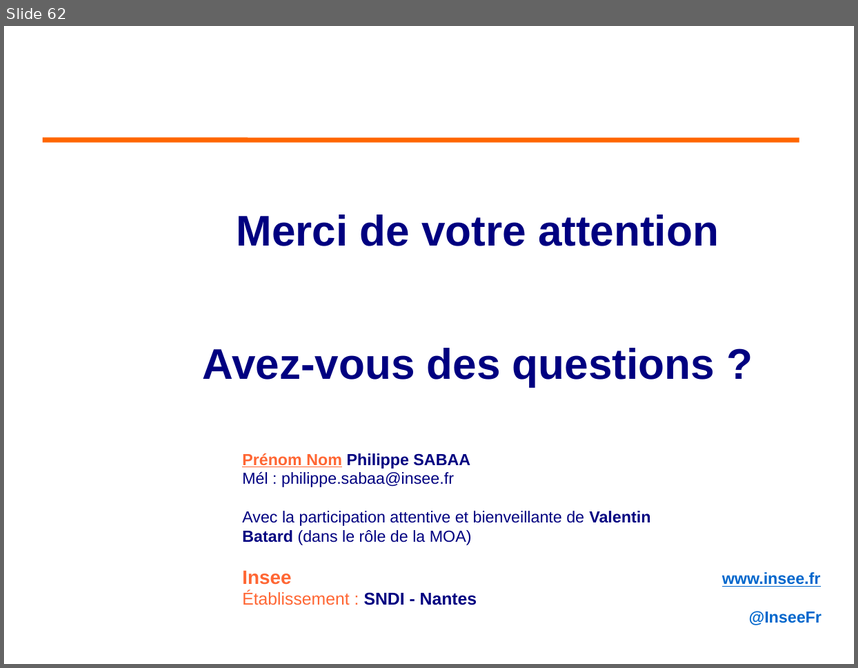
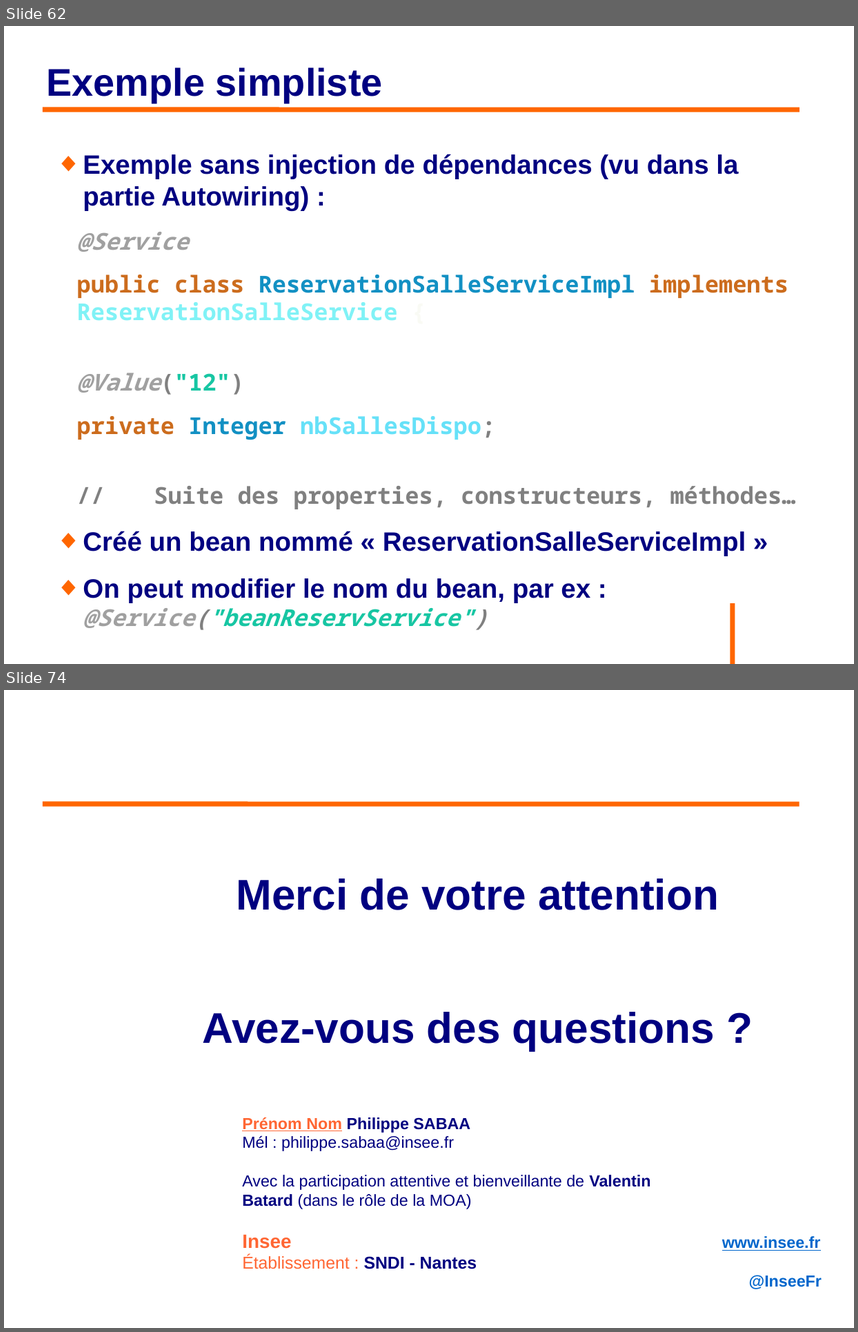
Before and after one commit to philphils/formation-spring, a slide deck: Documentation/diapo_formation_spring.odp. Shown one above the other, each under a label of ours: slide 62 before the commit, slides 62 and 74 after it; the slides between them are not shown. The pictures are 858x668 and 858x1332 pixels, drawn with LibreOffice and Linux fonts; fonts in the diff are those of the drawing; background and template pictures are left out. Boxes give left, top, right and bottom in pixels: in the first picture for what was removed or moved away, otherwise in the second. Text is boxed around its words. In the diff, an @@ line names an element or a change of style, - is before the commit and + after.

```diff
--- a/Documentation/diapo_formation_spring.odp
+++ b/Documentation/diapo_formation_spring.odp
@@ slide 62 added at <box>4,26,854,664</box>, background #FFFFFF @@
@@ title added at <box>47,67,383,103</box>, 36 pt, text #000080, bold @@
+Exemple simpliste
@@ line added from (43, 109) to (800, 109), #FF6600 4.54 pt @@
@@ text added at <box>77,154,796,630</box>, 21.7 pt, text #000080, bold @@
+◆ Exemple sans injection de dépendances (vu dans la partie Autowiring) :
+@Service
+public class ReservationSalleServiceImpl implements ReservationSalleService {
+@Value("12")
+private Integer nbSallesDispo;
+// Suite des properties, constructeurs, méthodes…
+◆ Créé un bean nommé « ReservationSalleServiceImpl »
+◆ On peut modifier le nom du bean, par ex : @Service("beanReservService")
@@ line added from (733, 603) to (733, 664), #FF6600 4.54 pt @@
@@ what was slide 62 is now slide 74 @@
```
Also in this commit, not shown: 8 slides changed, 12 other slides added, 1 slide removed.
